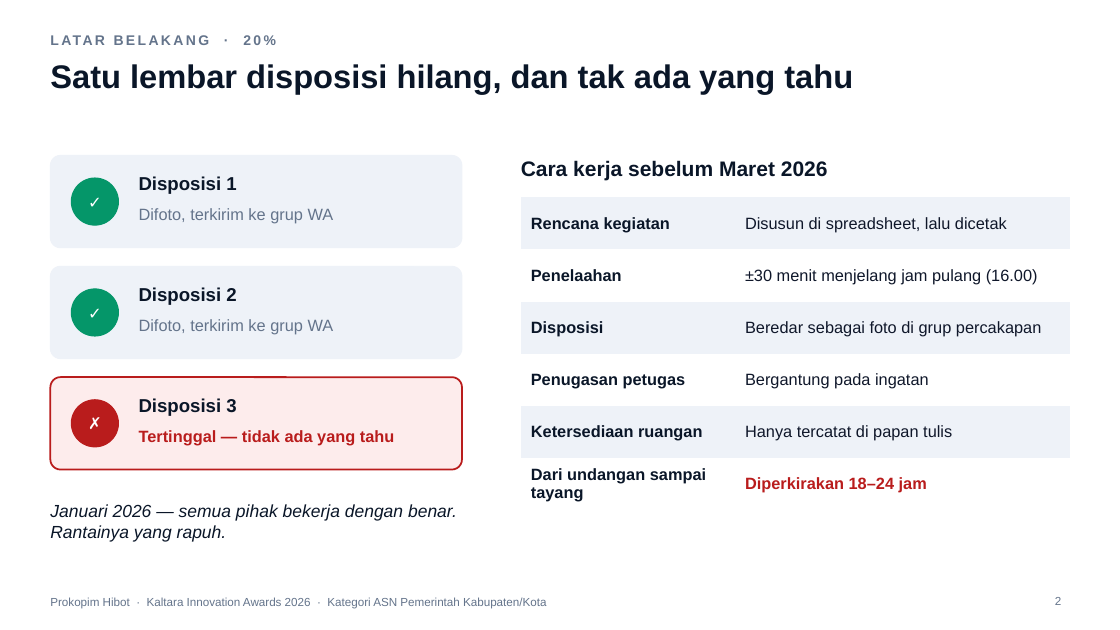
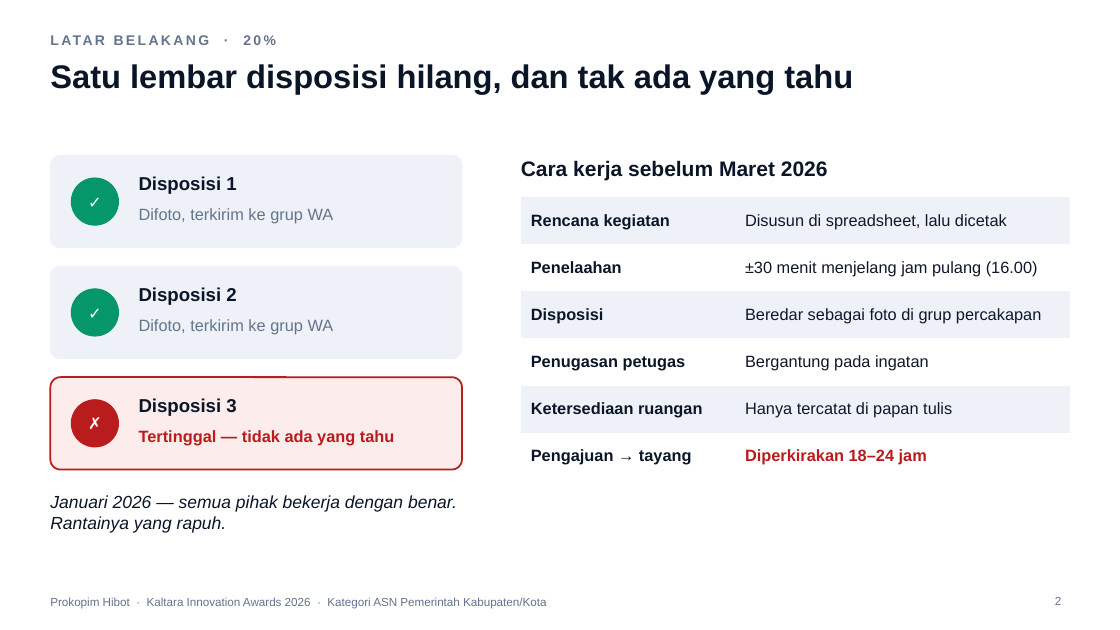
Before and after one commit to ega394/joyful-visuals, a slide deck: slide 2 of docs/lomba/kaltara/Paparan-Prokopim-Hibot-Kaltara-2026.pptx. Drawn at 1120x630 pixels with LibreOffice and Linux fonts; fonts in the diff are those of the drawing; background and template pictures are left out. Boxes give left, top, right and bottom in pixels: in the first picture for what was removed or moved away, otherwise in the second. Text is boxed around its words. In the diff, an @@ line names an element or a change of style, - is before the commit and + after.

```diff
--- a/docs/lomba/kaltara/Paparan-Prokopim-Hibot-Kaltara-2026.pptx
+++ b/docs/lomba/kaltara/Paparan-Prokopim-Hibot-Kaltara-2026.pptx
@@ table at (521,197,1070,469) @@
-row 6, column 1: Dari undangan sampai tayang
+row 6, column 1: Pengajuan → tayang
@@ text "Januari 2026 — semua pihak ...": place and size @@
-text "Januari 2026 — semua pihak ..." at (50,504,457,542)
+text "Januari 2026 — semua pihak ..." at (50,495,457,533)
```
Also in this commit, not shown: 2 other files.
